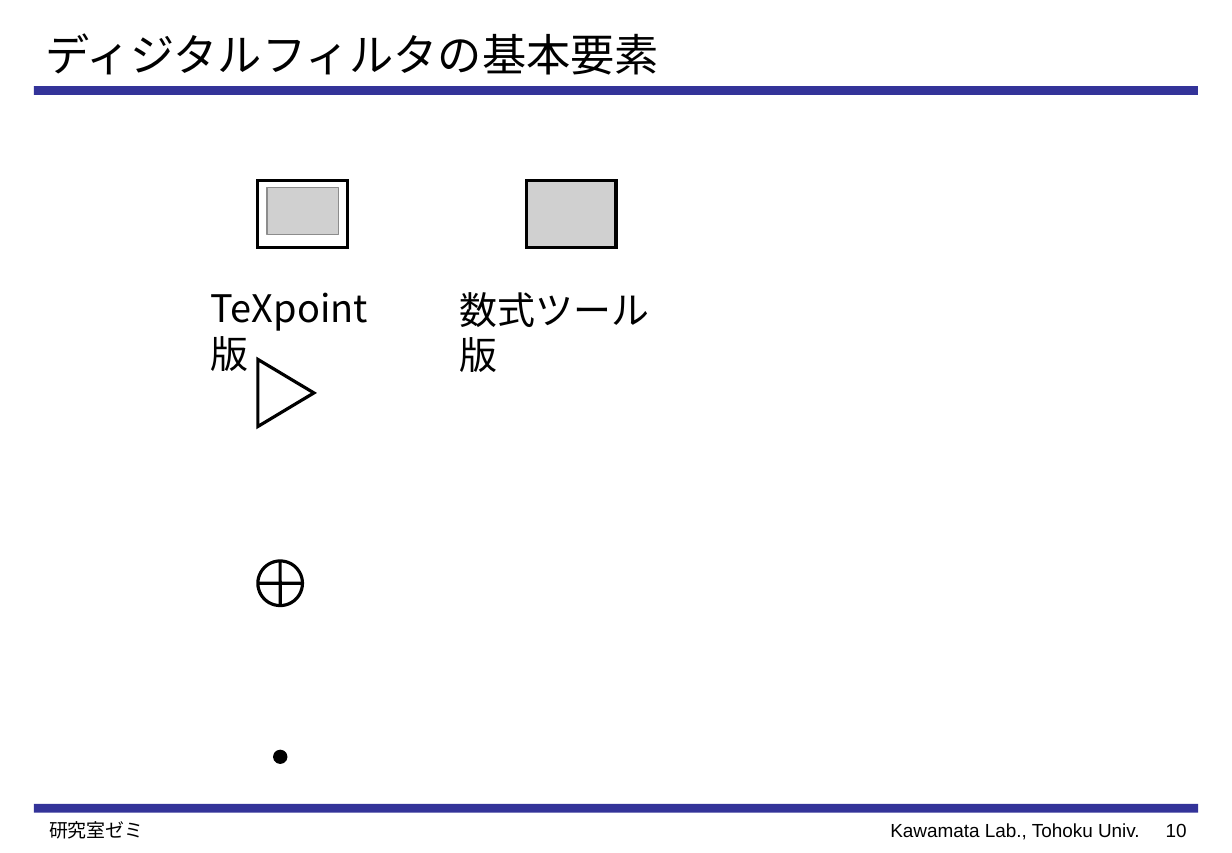
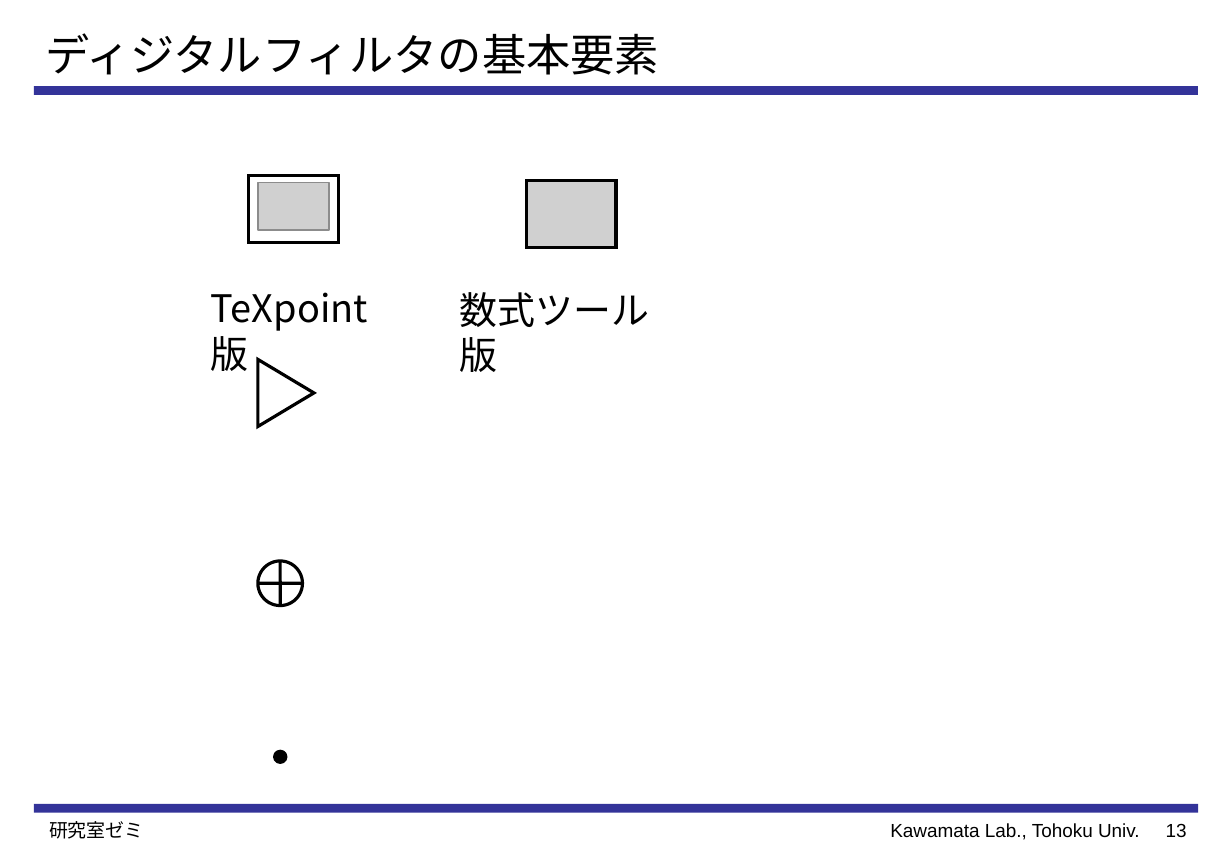
Before and after one commit to Perttu-/Handwriting-recognition, a slide deck: slide 14 of reports & presentations/Preprocessing and Feature Extraction for.pptx (slide 11 before the commit). Drawn at 1232x853 pixels with LibreOffice and Linux fonts; fonts in the diff are those of the drawing; grey boxes stand for pictures. Boxes give left, top, right and bottom in pixels: in the first picture for what was removed or moved away, otherwise in the second. Text is boxed around its words. In the diff, an @@ line names an element or a change of style, - is before the commit and + after.

```diff
--- a/reports & presentations/Preprocessing and Feature Extraction for.pptx
+++ b/reports & presentations/Preprocessing and Feature Extraction for.pptx
@@ rectangle: place and size @@
-rectangle at (258,180,348,247)
+rectangle at (249,175,339,242)
@@ picture: place and size @@
-picture at (267,188,338,235)
+picture at (258,183,329,231)
@@ page number at (1166,823,1187,837): text changed @@
-10
+13
```
Also in this commit, not shown: 1 other slide changed, 3 slides added, 33 other files.
